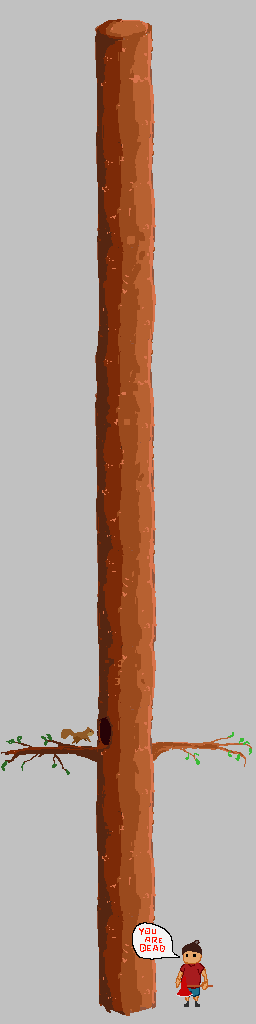
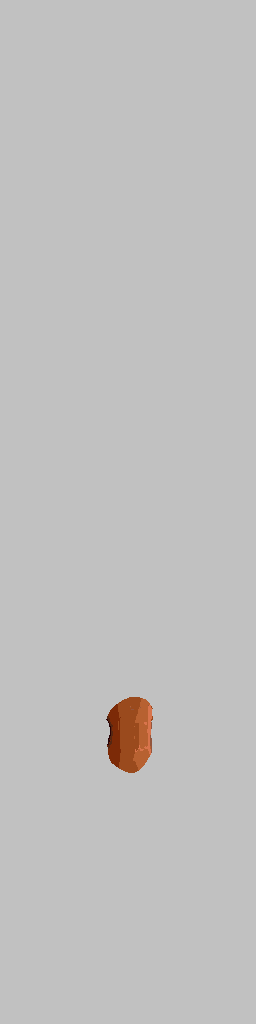
Two versions of the same layered image (w=256, h=1024). Layer-by-layer changes:
hid "Camada 12" over [1, 201, 252, 1016]
hid "Camada 11" over [42, 201, 252, 1016]
hid "Camada 10" over [1, 230, 252, 1016]
hid "squirrel_ref" over [46, 717, 174, 781]
painted on "top_layer" over [100, 697, 228, 825]
hid "folhas" over [1, 19, 252, 832]
hid "buraco" over [1, 640, 128, 768]
hid "tree" over [1, 19, 252, 1016]
hid "galhos" over [1, 640, 252, 832]
